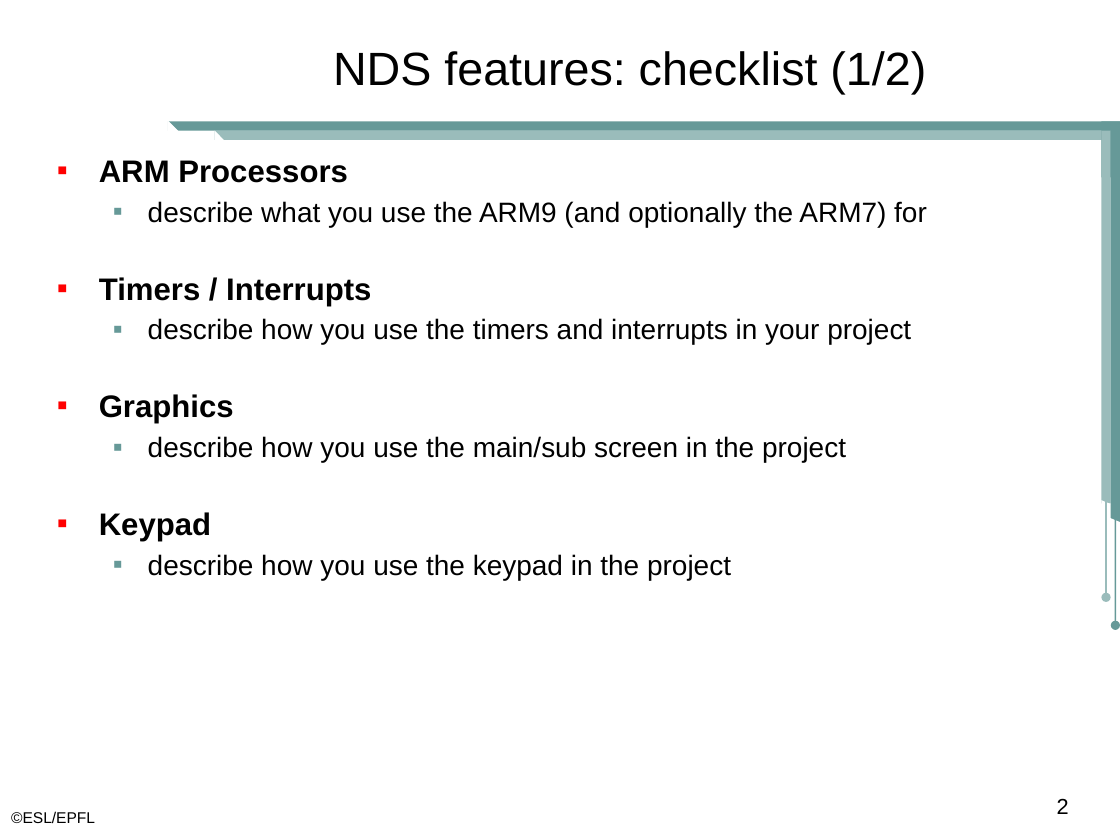
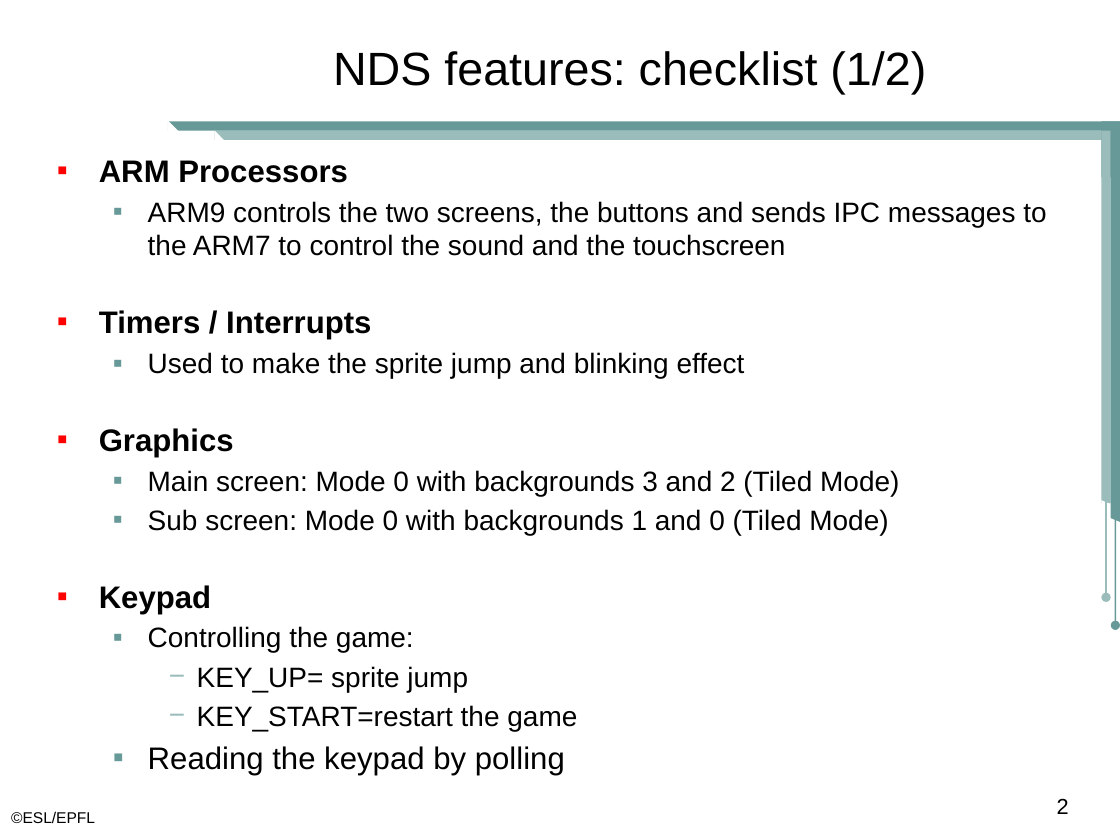
Before and after one commit to yassinuaimee/Development-of-Geometry-Dash-on-Nintendo-DS, a slide deck: slide 2 of GeometryDashProjectNDSpresentation.pptx. Drawn at 1120x840 pixels with LibreOffice and Linux fonts; fonts in the diff are those of the drawing; background and template pictures are left out. Boxes give left, top, right and bottom in pixels: in the first picture for what was removed or moved away, otherwise in the second. Text is boxed around its words. In the diff, an @@ line names an element or a change of style, - is before the commit and + after.

```diff
--- a/GeometryDashProjectNDSpresentation.pptx
+++ b/GeometryDashProjectNDSpresentation.pptx
@@ text at (148,201,1046,256): text changed @@
-  ▪ describe what you use the ARM9 (and optionally the ARM7) for
+  ▪ ARM9 controls the two screens, the buttons and sends IPC messages to the ARM7 to control the sound and the touchscreen
@@ text at (148,352,745,378): text changed @@
-  ▪ describe how you use the timers and interrupts in your project
+  ▪ Used to make the sprite jump and blinking effect
@@ text at (148,470,899,535): text changed @@
-  ▪ describe how you use the main/sub screen in the project
+  ▪ Main screen: Mode 0 with backgrounds 3 and 2 (Tiled Mode)
+  ▪ Sub screen: Mode 0 with backgrounds 1 and 0 (Tiled Mode)
@@ text at (148,626,577,775): text changed @@
-  ▪ describe how you use the keypad in the project
+  ▪ Controlling the game:
+    − KEY_UP= sprite jump
+    − KEY_START=restart the game
+  ▪ Reading the keypad by polling
```
Also in this commit, not shown: 2 other slides changed, 1 slide added.
